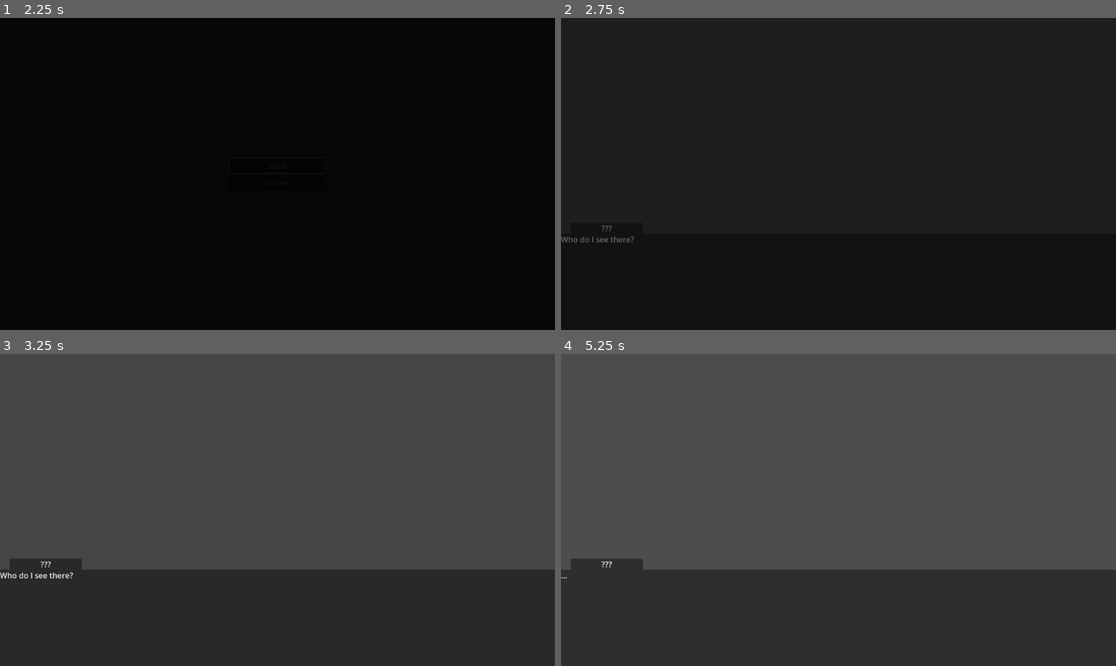
Above: before the commit, frames 1-4 (two rows, left to right).
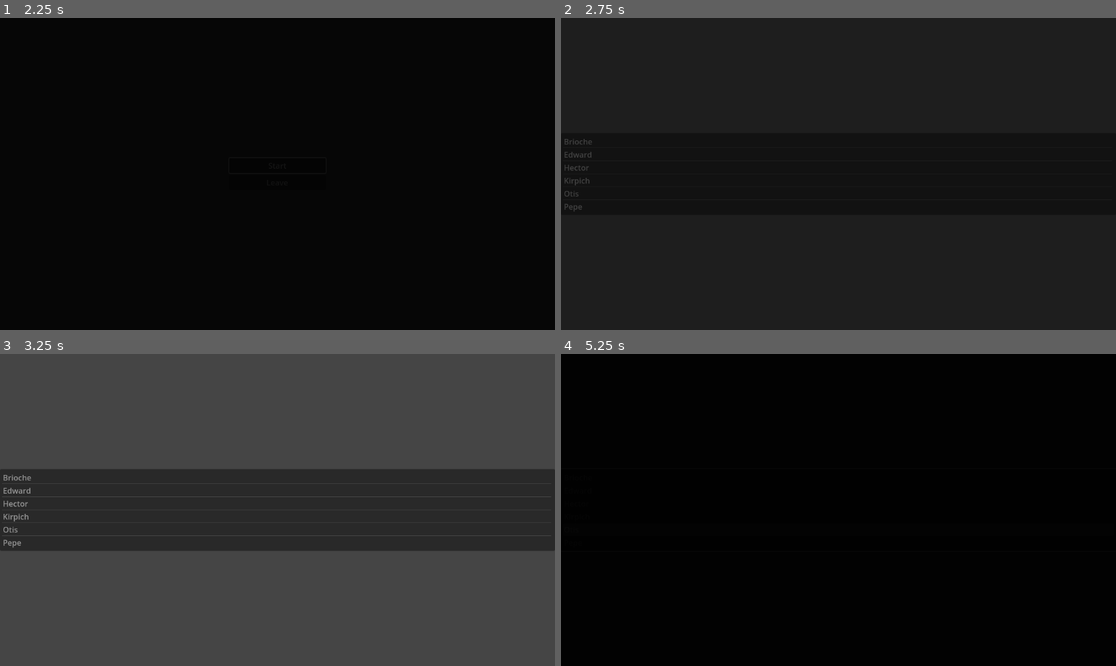
Above: after the commit, the same moments.

Repository: Lipatant/KitchenwareShop
Game: Godot game, scene res://Source/Scenes/MainMenu.tscn
Two runs of this game, one before a commit and one after it. Both use one fixed random seed, a clock stepped at 60 frames per second and the inputs below.
Inputs (mouse positions are in pixels of both pictures, inside the frame that each line leads up to):
- Up to frame 1 (2.25 s): click "Start" at 0.5 s; click "Start" at 1.25 s; click "Leave" at 2 s
- Up to frame 2 (2.75 s): no input
- Up to frame 3 (3.25 s): move the mouse to (399, 494) at 2.77 s; click (399, 494) at 2.92 s
- Up to frame 4 (5.25 s): tap Enter at 3.5 s; move the mouse to (727, 525) at 3.52 s; click (727, 525) at 3.67 s; tap Space at 4.25 s; move the mouse to (894, 441) at 4.27 s; click (894, 441) at 4.42 s; move the mouse to (810, 572) at 5.02 s; click (810, 572) at 5.17 s

Frame 1 is identical in both runs. In frame 2, 0.2% of the frame differs, in the area x 0-14%, y 38-72%; in frame 3, 56%; in frame 4, 100%, in the area x 0-100%, y 0-100%.

Commit message:
feat: adding Choice

Diff:
--- a/Data/Characters/Brioche.tres
+++ b/Data/Characters/Brioche.tres
@@ -1,9 +1,12 @@
-[gd_resource type="Resource" script_class="Character" load_steps=3 format=3 uid="uid://dqxd0hqs06qo1"]
+[gd_resource type="Resource" script_class="Character" load_steps=5 format=3 uid="uid://dqxd0hqs06qo1"]
 
 [ext_resource type="Script" path="res://Source/Data/Character.gd" id="1_pmv37"]
+[ext_resource type="Script" path="res://Source/Data/Event.gd" id="1_tpatm"]
 [ext_resource type="AudioStream" uid="uid://c53srejnetclk" path="res://Sound/BGM/Brioche.wav" id="2_ht1jn"]
+[ext_resource type="Resource" uid="uid://d2nqqwqngc6p2" path="res://Data/Characters/Brioche/BriocheDay01.tres" id="2_liu7p"]
 
 [resource]
 script = ExtResource("1_pmv37")
 code = "Brioche"
 theme = ExtResource("2_ht1jn")
+events = Array[ExtResource("1_tpatm")]([ExtResource("2_liu7p")])
--- /dev/null
+++ b/Data/Characters/Brioche/BriocheDay01.tres
@@ -0,0 +1,14 @@
+[gd_resource type="Resource" script_class="Event" load_steps=2 format=3 uid="uid://d2nqqwqngc6p2"]
+
+[ext_resource type="Script" path="res://Source/Data/Event.gd" id="2_qm8ir"]
+
+[resource]
+script = ExtResource("2_qm8ir")
+code = "set_character_name_unknown
+say Edward0101
+say Edward0102
+say Edward0103
+say Edward0104
+set_character_name_self
+say Edward0105
+say Edward0106"
--- a/Data/Characters/Edward.tres
+++ b/Data/Characters/Edward.tres
@@ -1,9 +1,12 @@
-[gd_resource type="Resource" script_class="Character" load_steps=3 format=3 uid="uid://bbc0da5rmo1ra"]
+[gd_resource type="Resource" script_class="Character" load_steps=5 format=3 uid="uid://bbc0da5rmo1ra"]
 
 [ext_resource type="Script" path="res://Source/Data/Character.gd" id="1_54q5j"]
+[ext_resource type="Script" path="res://Source/Data/Event.gd" id="1_uvje5"]
+[ext_resource type="Resource" uid="uid://dw7dllt6hkllv" path="res://Data/Characters/Edward/EdwardDay01.tres" id="2_6nmu1"]
 [ext_resource type="AudioStream" uid="uid://daor58b2qkh8m" path="res://Sound/BGM/Edward.wav" id="2_jlkgo"]
 
 [resource]
 script = ExtResource("1_54q5j")
 code = "Edward"
 theme = ExtResource("2_jlkgo")
+events = Array[ExtResource("1_uvje5")]([ExtResource("2_6nmu1")])
--- a/Data/Characters/Edward/EdwardDay01.tres
+++ b/Data/Characters/Edward/EdwardDay01.tres
@@ -1,11 +1,9 @@
-[gd_resource type="Resource" script_class="Event" load_steps=3 format=3 uid="uid://dw7dllt6hkllv"]
+[gd_resource type="Resource" script_class="Event" load_steps=2 format=3 uid="uid://dw7dllt6hkllv"]
 
-[ext_resource type="Resource" uid="uid://bbc0da5rmo1ra" path="res://Data/Characters/Edward.tres" id="1_t448b"]
 [ext_resource type="Script" path="res://Source/Data/Event.gd" id="2_g4rg4"]
 
 [resource]
 script = ExtResource("2_g4rg4")
-character = ExtResource("1_t448b")
 code = "set_character_name_unknown
 say Edward0101
 say Edward0102
--- a/Data/Characters/Hector.tres
+++ b/Data/Characters/Hector.tres
@@ -1,9 +1,12 @@
-[gd_resource type="Resource" script_class="Character" load_steps=3 format=3 uid="uid://cif3bbu7tccwl"]
+[gd_resource type="Resource" script_class="Character" load_steps=5 format=3 uid="uid://cif3bbu7tccwl"]
 
 [ext_resource type="Script" path="res://Source/Data/Character.gd" id="1_afqg8"]
+[ext_resource type="Script" path="res://Source/Data/Event.gd" id="1_hmshm"]
 [ext_resource type="AudioStream" uid="uid://c01mn51pygr0r" path="res://Sound/BGM/Hector.wav" id="2_m18ag"]
+[ext_resource type="Resource" uid="uid://ym878ynpltlq" path="res://Data/Characters/Hector/HectorDay01.tres" id="2_xm685"]
 
 [resource]
 script = ExtResource("1_afqg8")
 code = "Hector"
 theme = ExtResource("2_m18ag")
+events = Array[ExtResource("1_hmshm")]([ExtResource("2_xm685")])
--- /dev/null
+++ b/Data/Characters/Hector/HectorDay01.tres
@@ -0,0 +1,14 @@
+[gd_resource type="Resource" script_class="Event" load_steps=2 format=3 uid="uid://ym878ynpltlq"]
+
+[ext_resource type="Script" path="res://Source/Data/Event.gd" id="2_7l1vd"]
+
+[resource]
+script = ExtResource("2_7l1vd")
+code = "set_character_name_unknown
+say Edward0101
+say Edward0102
+say Edward0103
+say Edward0104
+set_character_name_self
+say Edward0105
+say Edward0106"
--- a/Data/Characters/Kirpich.tres
+++ b/Data/Characters/Kirpich.tres
@@ -1,9 +1,12 @@
-[gd_resource type="Resource" script_class="Character" load_steps=3 format=3 uid="uid://ddi5kg0d7wb1m"]
+[gd_resource type="Resource" script_class="Character" load_steps=5 format=3 uid="uid://ddi5kg0d7wb1m"]
 
 [ext_resource type="Script" path="res://Source/Data/Character.gd" id="1_0tn3j"]
+[ext_resource type="Script" path="res://Source/Data/Event.gd" id="1_k8ut8"]
 [ext_resource type="AudioStream" uid="uid://cx5fwtijr6awp" path="res://Sound/BGM/Kirpich.wav" id="2_re5po"]
+[ext_resource type="Resource" uid="uid://bnj1u8sdkgice" path="res://Data/Characters/Kirpich/KirpichDay01.tres" id="2_well3"]
 
 [resource]
 script = ExtResource("1_0tn3j")
 code = "Kirpich"
 theme = ExtResource("2_re5po")
+events = Array[ExtResource("1_k8ut8")]([ExtResource("2_well3")])
--- /dev/null
+++ b/Data/Characters/Kirpich/KirpichDay01.tres
@@ -0,0 +1,14 @@
+[gd_resource type="Resource" script_class="Event" load_steps=2 format=3 uid="uid://bnj1u8sdkgice"]
+
+[ext_resource type="Script" path="res://Source/Data/Event.gd" id="2_cnsiq"]
+
+[resource]
+script = ExtResource("2_cnsiq")
+code = "set_character_name_unknown
+say Edward0101
+say Edward0102
+say Edward0103
+say Edward0104
+set_character_name_self
+say Edward0105
+say Edward0106"
--- a/Data/Characters/Otis.tres
+++ b/Data/Characters/Otis.tres
@@ -1,9 +1,12 @@
-[gd_resource type="Resource" script_class="Character" load_steps=3 format=3 uid="uid://bmmucxvbxfjwn"]
+[gd_resource type="Resource" script_class="Character" load_steps=5 format=3 uid="uid://bmmucxvbxfjwn"]
 
+[ext_resource type="Script" path="res://Source/Data/Event.gd" id="1_nd0sr"]
 [ext_resource type="Script" path="res://Source/Data/Character.gd" id="1_rps71"]
 [ext_resource type="AudioStream" uid="uid://oiqicamsoptx" path="res://Sound/BGM/Otis.wav" id="2_548ui"]
+[ext_resource type="Resource" uid="uid://jcg5gqxyal2r" path="res://Data/Characters/Otis/OtisDay01.tres" id="2_cf3ed"]
 
 [resource]
 script = ExtResource("1_rps71")
 code = "Otis"
 theme = ExtResource("2_548ui")
+events = Array[ExtResource("1_nd0sr")]([ExtResource("2_cf3ed")])
--- /dev/null
+++ b/Data/Characters/Otis/OtisDay01.tres
@@ -0,0 +1,14 @@
+[gd_resource type="Resource" script_class="Event" load_steps=2 format=3 uid="uid://jcg5gqxyal2r"]
+
+[ext_resource type="Script" path="res://Source/Data/Event.gd" id="2_r0i8b"]
+
+[resource]
+script = ExtResource("2_r0i8b")
+code = "set_character_name_unknown
+say Edward0101
+say Edward0102
+say Edward0103
+say Edward0104
+set_character_name_self
+say Edward0105
+say Edward0106"
--- a/Data/Characters/Pepe.tres
+++ b/Data/Characters/Pepe.tres
@@ -1,9 +1,12 @@
-[gd_resource type="Resource" script_class="Character" load_steps=3 format=3 uid="uid://rlu4rta6ltb1"]
+[gd_resource type="Resource" script_class="Character" load_steps=5 format=3 uid="uid://rlu4rta6ltb1"]
 
 [ext_resource type="Script" path="res://Source/Data/Character.gd" id="1_6i7k1"]
+[ext_resource type="Script" path="res://Source/Data/Event.gd" id="1_xo53d"]
 [ext_resource type="AudioStream" uid="uid://c48btyavc6dow" path="res://Sound/BGM/Pepe.wav" id="2_55ia6"]
+[ext_resource type="Resource" uid="uid://dtkrl6ym12tw2" path="res://Data/Characters/Pepe/PepeDay01.tres" id="2_jhvoc"]
 
 [resource]
 script = ExtResource("1_6i7k1")
 code = "Pepe"
 theme = ExtResource("2_55ia6")
+events = Array[ExtResource("1_xo53d")]([ExtResource("2_jhvoc")])
--- /dev/null
+++ b/Data/Characters/Pepe/PepeDay01.tres
@@ -0,0 +1,14 @@
+[gd_resource type="Resource" script_class="Event" load_steps=2 format=3 uid="uid://dtkrl6ym12tw2"]
+
+[ext_resource type="Script" path="res://Source/Data/Event.gd" id="2_lci7r"]
+
+[resource]
+script = ExtResource("2_lci7r")
+code = "set_character_name_unknown
+say Edward0101
+say Edward0102
+say Edward0103
+say Edward0104
+set_character_name_self
+say Edward0105
+say Edward0106"
--- a/Source/Data/Character.gd
+++ b/Source/Data/Character.gd
@@ -4,3 +4,6 @@
 @export var code : String
 @export var texture : Texture2D
 @export var theme : AudioStream
+@export_subgroup("Events")
+@export var event_eliminated : Event
+@export var events : Array[Event]
--- a/Source/Globals/SaveManager.tscn
+++ b/Source/Globals/SaveManager.tscn
@@ -9,8 +9,10 @@
 [ext_resource type="Resource" uid="uid://bmmucxvbxfjwn" path="res://Data/Characters/Otis.tres" id="7_oyode"]
 [ext_resource type="Resource" uid="uid://rlu4rta6ltb1" path="res://Data/Characters/Pepe.tres" id="8_meyvb"]
 [ext_resource type="PackedScene" uid="uid://b1nldnorkv3ps" path="res://Source/Scenes/Dialogue.tscn" id="9_5h5su"]
+[ext_resource type="PackedScene" uid="uid://7e1xpiicaqv6" path="res://Source/Scenes/Choice.tscn" id="9_q5dv1"]
 
 [node name="SaveManager" type="Node"]
 script = ExtResource("1_8elts")
 _character_resources = Array[ExtResource("2_epxwk")]([ExtResource("3_rae83"), ExtResource("4_uwwlc"), ExtResource("5_py0cn"), ExtResource("6_fea1o"), ExtResource("7_oyode"), ExtResource("8_meyvb")])
+_choice_resource = ExtResource("9_q5dv1")
 _dialogue_resource = ExtResource("9_5h5su")
--- a/Source/Globals/SaveManager/SaveManager.gd
+++ b/Source/Globals/SaveManager/SaveManager.gd
@@ -3,19 +3,42 @@
 # EXPORTS #
 
 @export var _character_resources : Array[Character]
+@export var _choice_resource : PackedScene
 @export var _dialogue_resource : PackedScene
 
 # MEMBERS #
 
+var current_character : Character
+var current_day : int
+var current_event : Event
 var characters : Array[Character]
+var characters_remaining : Array[Character]
 
 # METHODS #
 
 func _ready() -> void:
 	reset()
 
+func eliminate_character(character: Character) -> void:
+	characters.erase(character)
+	start_next_day()
+
+func end_event() -> void:
+	pass
+
+func intertact_with_character(character: Character) -> void:
+	var current_day_index : int = current_day - 1
+	characters_remaining.erase(character)
+	assert(character.events.size() > current_day_index)
+	current_character = character
+	current_event = character.events[current_day_index]
+	SceneManager.change_scene_to_packed(_dialogue_resource)
+
 func reset() -> void:
+	current_day = 0
 	characters = _character_resources.duplicate(false)
 
 func start_next_day() -> void:
-	SceneManager.change_scene_to_packed(_dialogue_resource)
+	current_day += 1
+	characters_remaining = characters.duplicate(false)
+	SceneManager.change_scene_to_packed(_choice_resource)
--- /dev/null
+++ b/Source/Scenes/Choice.tscn
@@ -0,0 +1,25 @@
+[gd_scene load_steps=2 format=3 uid="uid://7e1xpiicaqv6"]
+
+[ext_resource type="Script" path="res://Source/Scenes/Choice/Choice.gd" id="1_nxf7m"]
+
+[node name="Choice" type="Control"]
+layout_mode = 3
+anchors_preset = 15
+anchor_right = 1.0
+anchor_bottom = 1.0
+grow_horizontal = 2
+grow_vertical = 2
+script = ExtResource("1_nxf7m")
+
+[node name="ItemList" type="ItemList" parent="."]
+unique_name_in_owner = true
+layout_mode = 1
+anchors_preset = 14
+anchor_top = 0.5
+anchor_right = 1.0
+anchor_bottom = 0.5
+grow_horizontal = 2
+grow_vertical = 2
+auto_height = true
+
+[connection signal="item_activated" from="ItemList" to="." method="_on_item_list_item_activated"]
--- /dev/null
+++ b/Source/Scenes/Choice/Choice.gd
@@ -0,0 +1,11 @@
+extends Node
+
+# MEMBERS #
+
+func _ready() -> void:
+	MusicManager.play()
+	for character : Character in SaveManager.characters_remaining:
+		%ItemList.add_item("CharacterName" + character.code)
+
+func _on_item_list_item_activated(index: int) -> void:
+	SaveManager.intertact_with_character(SaveManager.characters[index])
--- a/Source/Scenes/Dialogue/Dialogue.gd
+++ b/Source/Scenes/Dialogue/Dialogue.gd
@@ -15,18 +15,19 @@
 
 func _ready() -> void:
 	set_character_name()
-	play(load("res://Data/Characters/Edward/EdwardDay01.tres"))
+	play(SaveManager.current_event, SaveManager.current_character)
 
-func play(event: Event) -> void:
+func play(event: Event, character: Character = null) -> void:
 	_lines = event.code.split("\n", false)
-	_character = event.character
+	_character = character
 	MusicManager.play(_character.theme)
 	play_next()
 
 func play_next() -> void:
 	while !_lines.is_empty():
 		if !_play_line(_lines.pop_front()):
-			break
+			return
+	SaveManager.end_event()
 
 # PRIVATE MEMBERS #
 
Binary file changed: Localization/Localization.en.translation
Not shown: 1 places in Source/Globals/SaveManager.tscn that only renumber resources
